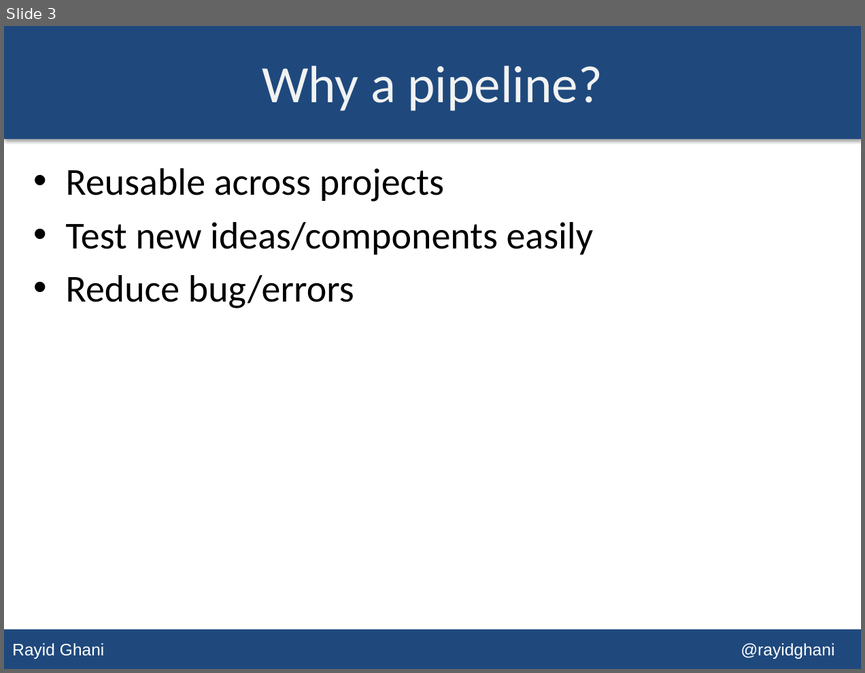
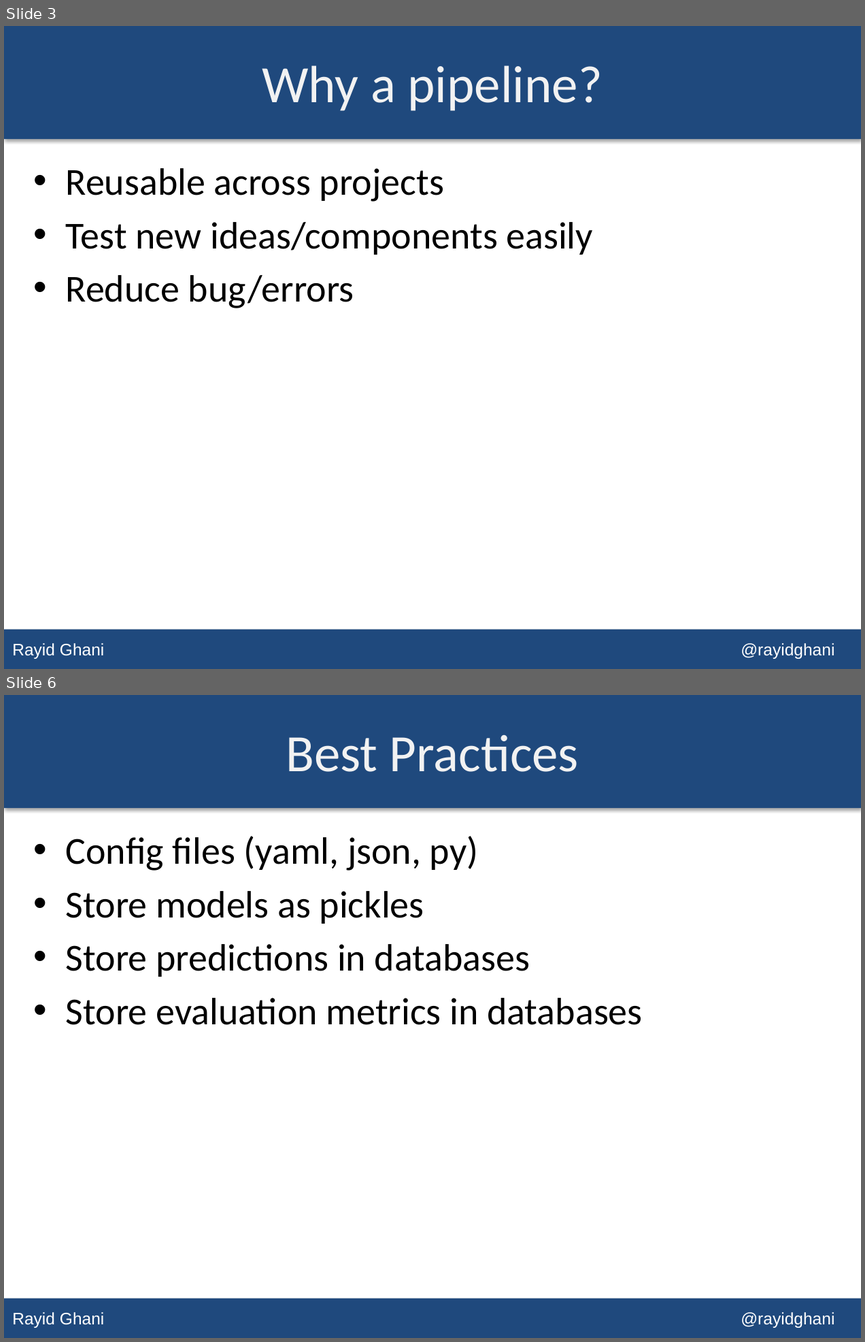
Before and after one commit to dssg/MLforPublicPolicy, a slide deck: Lectures/Machine Learning Pipelines.pptx. Shown one above the other, each under a label of ours: slide 3 before the commit, slides 3 and 6 after it; the slides between them are not shown. The pictures are 865x673 and 865x1342 pixels, drawn with LibreOffice and Linux fonts; fonts in the diff are those of the drawing. Boxes give left, top, right and bottom in pixels: in the first picture for what was removed or moved away, otherwise in the second. Text is boxed around its words. In the diff, an @@ line names an element or a change of style, - is before the commit and + after.

```diff
--- a/Lectures/Machine Learning Pipelines.pptx
+++ b/Lectures/Machine Learning Pipelines.pptx
@@ slide 6 added at [4,695,861,1338], background #FFFFFF; not listed: 2 template elements that a slide beside it also shows @@
@@ title added at [286,735,579,772], 44 pt, text #F2F2F2 @@
+Best Practices
@@ text added at [66,836,642,1025], 32 pt, text #000000 @@
+• Config files (yaml, json, py)
+• Store models as pickles
+• Store predictions in databases
+• Store evaluation metrics in databases
```
Also in this commit, not shown: 1 slide changed, 2 other slides added, 3 other files.
